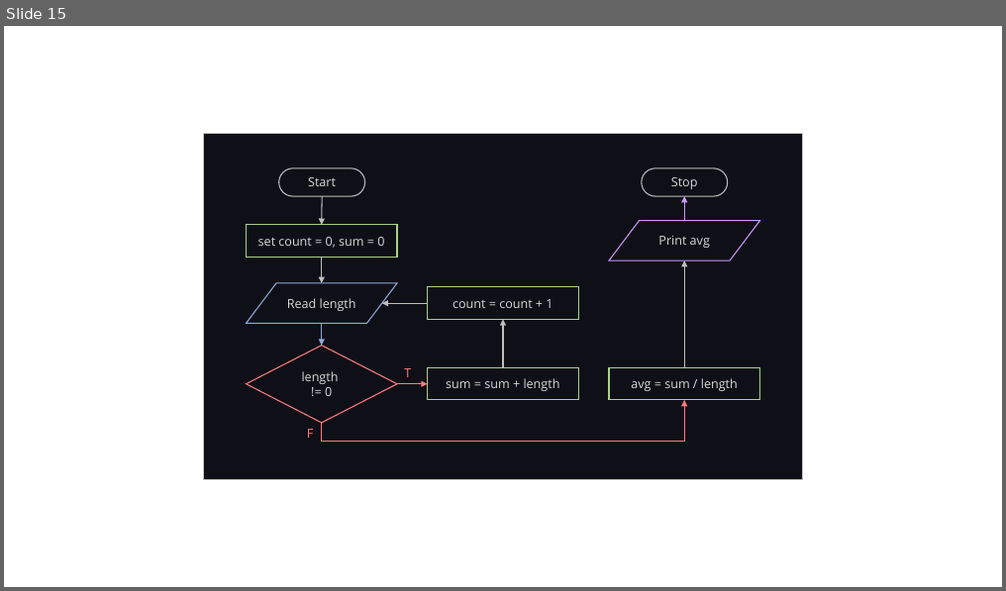
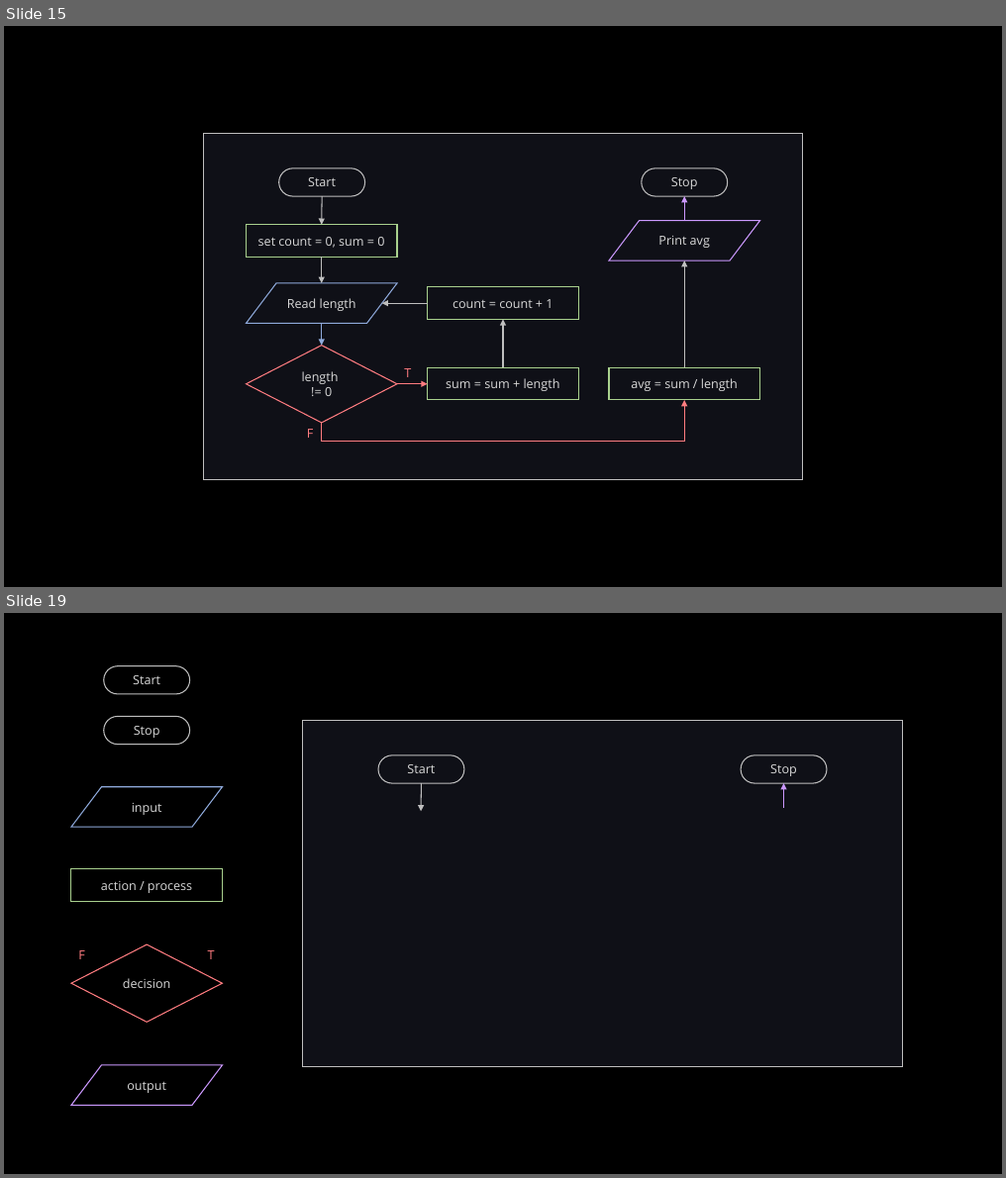
Before and after one commit to LimJY03/JavaMatriculation, a slide deck: Past Year Theory Questions/Resources/resources.pptx. Shown one above the other, each under a label of ours: slide 15 before the commit, slides 15 and 19 after it; the slides between them are not shown. The pictures are 1006x591 and 1006x1178 pixels, drawn with LibreOffice and Linux fonts; fonts in the diff are those of the drawing. Boxes give left, top, right and bottom in pixels: in the first picture for what was removed or moved away, otherwise in the second. Text is boxed around its words. In the diff, an @@ line names an element or a change of style, - is before the commit and + after.

```diff
--- a/Past Year Theory Questions/Resources/resources.pptx
+++ b/Past Year Theory Questions/Resources/resources.pptx
@@ slide 19 added at [4, 613, 1002, 1174], background #000000 @@
@@ pill shape added at [104, 666, 190, 694], outline #BFBFBF 1 pt, 12 pt, text #D9D9D9 @@
+Start
@@ pill shape added at [104, 716, 190, 744], outline #BFBFBF 1 pt, 12 pt, text #D9D9D9 @@
+Stop
@@ rectangle added at [303, 721, 902, 1066], fill #0F1017, outline #BFBFBF 1 pt @@
@@ pill shape added at [378, 756, 464, 783], outline #BFBFBF 1 pt, 12 pt, text #D9D9D9 @@
+Start
@@ pill shape added at [741, 756, 827, 783], outline #BFBFBF 1 pt, 12 pt, text #D9D9D9 @@
+Stop
@@ flow chart input output added at [71, 786, 223, 827], outline #8FAADC 1 pt, 12 pt, text #D9D9D9 @@
+input
@@ arrow added from (421, 783) to (421, 811), #BFBFBF 1 pt @@
@@ arrow added from (784, 808) to (784, 783), #CC99FF 1 pt @@
@@ rectangle added at [71, 869, 223, 902], outline #A9D18E 1 pt, 12 pt, text #D9D9D9 @@
+action / process
@@ diamond added at [71, 945, 223, 1023], outline #FF7C80 1 pt, 12 pt, text #D9D9D9 @@
+decision
@@ text added at [78, 951, 84, 959], 12 pt, text #FF7C80 @@
+F
@@ text added at [208, 951, 215, 959], 12 pt, text #FF7C80 @@
+T
@@ flow chart input output added at [71, 1065, 223, 1106], outline #CC99FF 1 pt, 12 pt, text #D9D9D9 @@
+output
@@ slide 15 changed as well @@
@@ background #FFFFFF to #000000 @@
```
Also in this commit, not shown: 14 other slides changed, 3 other slides added, 1 other file.
